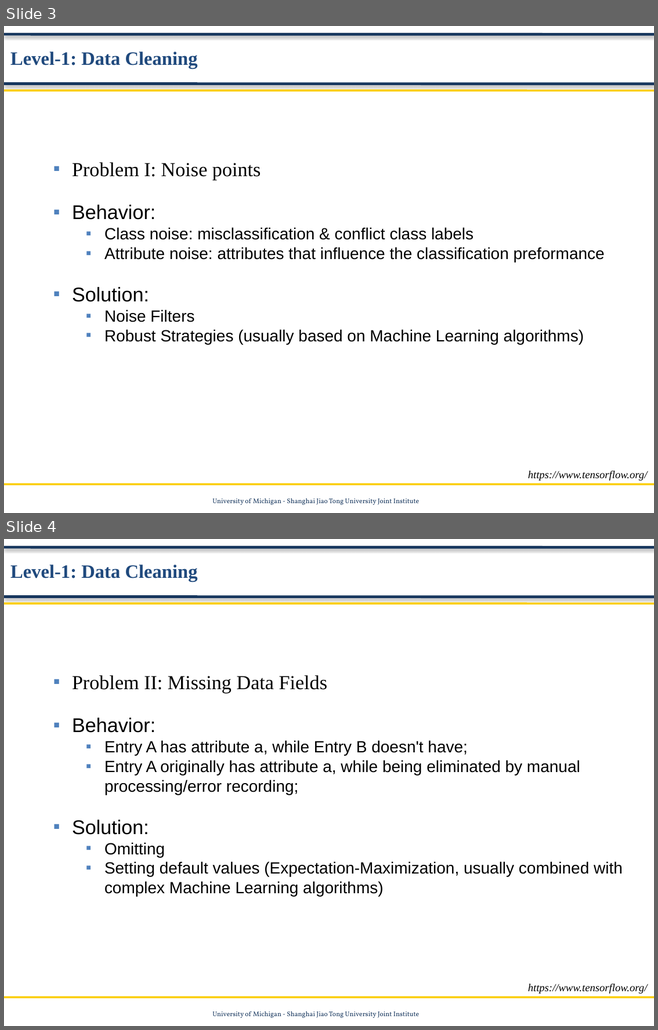
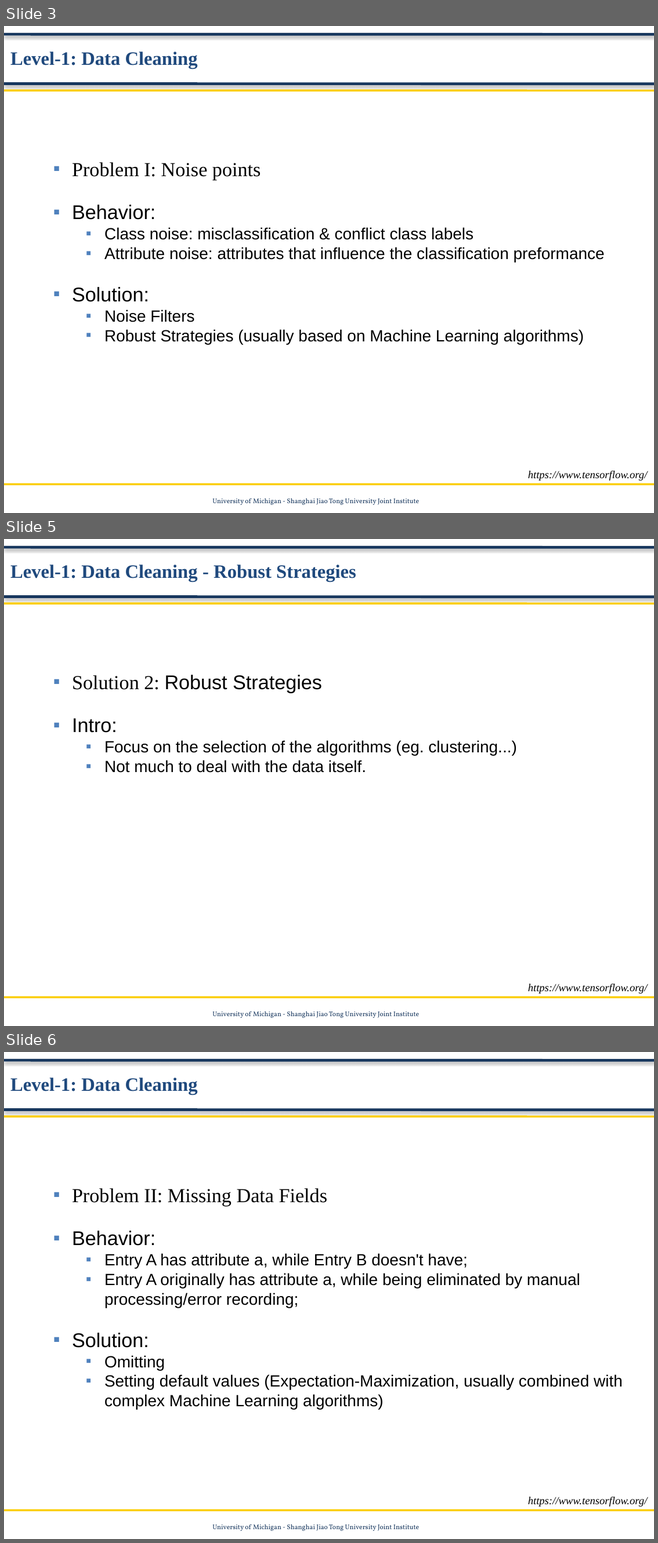
Before and after one commit to Data-Mining-UMJI/Data-Storage-Under-Revise, a slide deck: Preprocessing/Data Preprocessing.pptx. Shown one above the other, each under a label of ours: slides 3 and 4 before the commit, slides 3, 5 and 6 after it; the slides between them are not shown. The pictures are 658x1030 and 658x1543 pixels, drawn with LibreOffice and Linux fonts; fonts in the diff are those of the drawing; background and template pictures are left out. Boxes give left, top, right and bottom in pixels: in the first picture for what was removed or moved away, otherwise in the second. Text is boxed around its words. In the diff, an @@ line names an element or a change of style, - is before the commit and + after.

Commit message:
update level-1 preprocessing documents

```diff
--- a/Preprocessing/Data Preprocessing.pptx
+++ b/Preprocessing/Data Preprocessing.pptx
@@ slide 5 added at (x1=4, y1=539, x2=654, y2=1026), background #FFFFFF; not listed: 5 template elements that a slide beside it also shows @@
@@ text added at (x1=10, y1=565, x2=356, y2=582), 21 pt, text #1F497D, bold @@
+Level-1: Data Cleaning - Robust Strategies
@@ text added at (x1=72, y1=675, x2=516, y2=773), 18 pt, text #000000 @@
+■ Solution 2: Robust Strategies
+■ Intro:
+  ■ Focus on the selection of the algorithms (eg. clustering...)
+  ■ Not much to deal with the data itself.
@@ text added at (x1=528, y1=984, x2=647, y2=994), 12 pt, text #000000, italic @@
+https://www.tensorflow.org/
@@ what was slide 4 is now slide 6 @@
```
Also in this commit, not shown: 1 slide changed, 3 other slides added, 3 other files.
